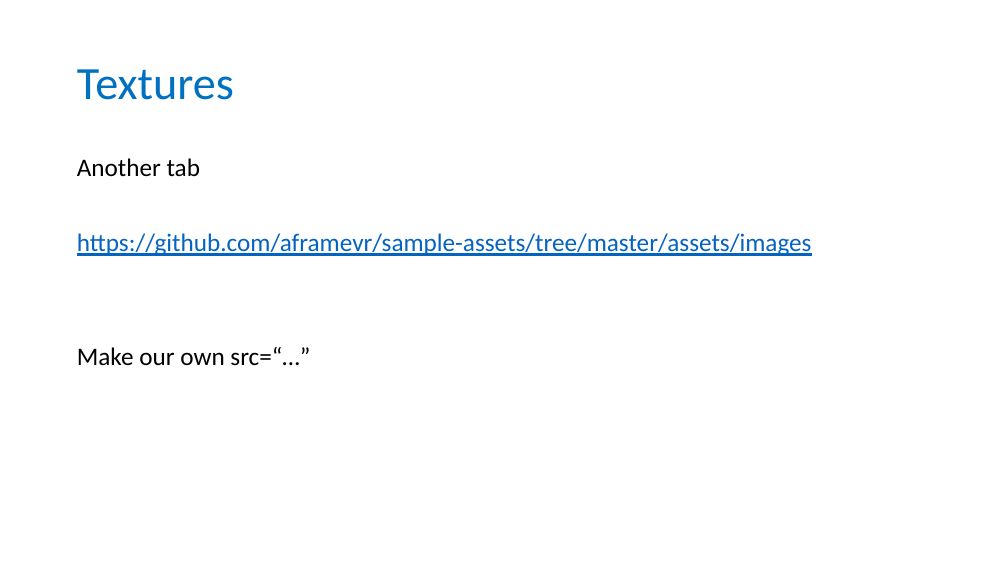
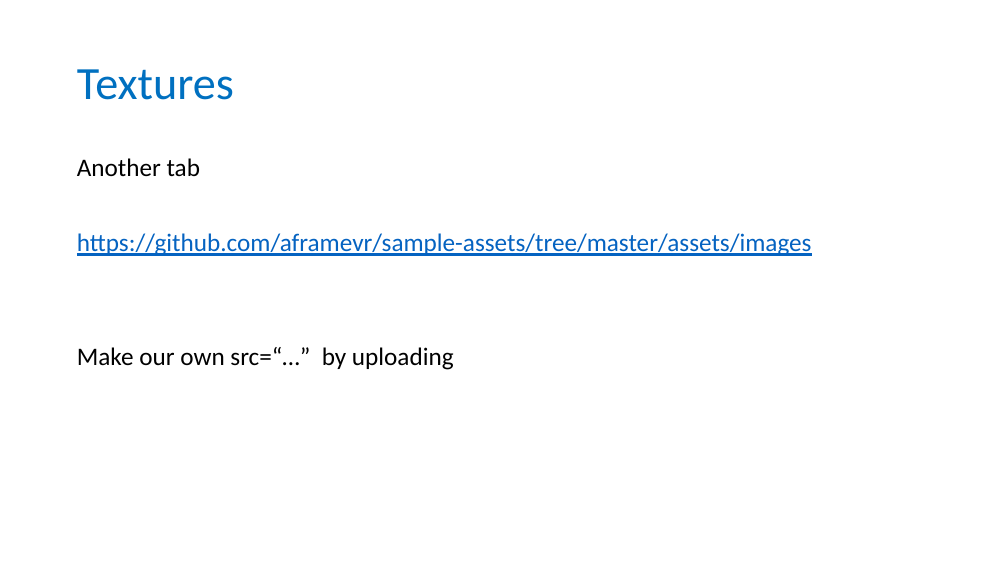
Before and after one commit to wonder-phil/UEMCON-2025, a slide deck: slide 10 of p02/A-frame-geometric-objects.pptx. Drawn at 1008x567 pixels with LibreOffice and Linux fonts; fonts in the diff are those of the drawing. Boxes give left, top, right and bottom in pixels: in the first picture for what was removed or moved away, otherwise in the second. Text is boxed around its words. In the diff, an @@ line names an element or a change of style, - is before the commit and + after.

```diff
--- a/p02/A-frame-geometric-objects.pptx
+++ b/p02/A-frame-geometric-objects.pptx
@@ text at (x1=77, y1=347, x2=454, y2=370): text changed @@
-Make our own src=“…”
+Make our own src=“…” by uploading
```
Also in this commit, not shown: 3 other slides changed, 7 other files.
